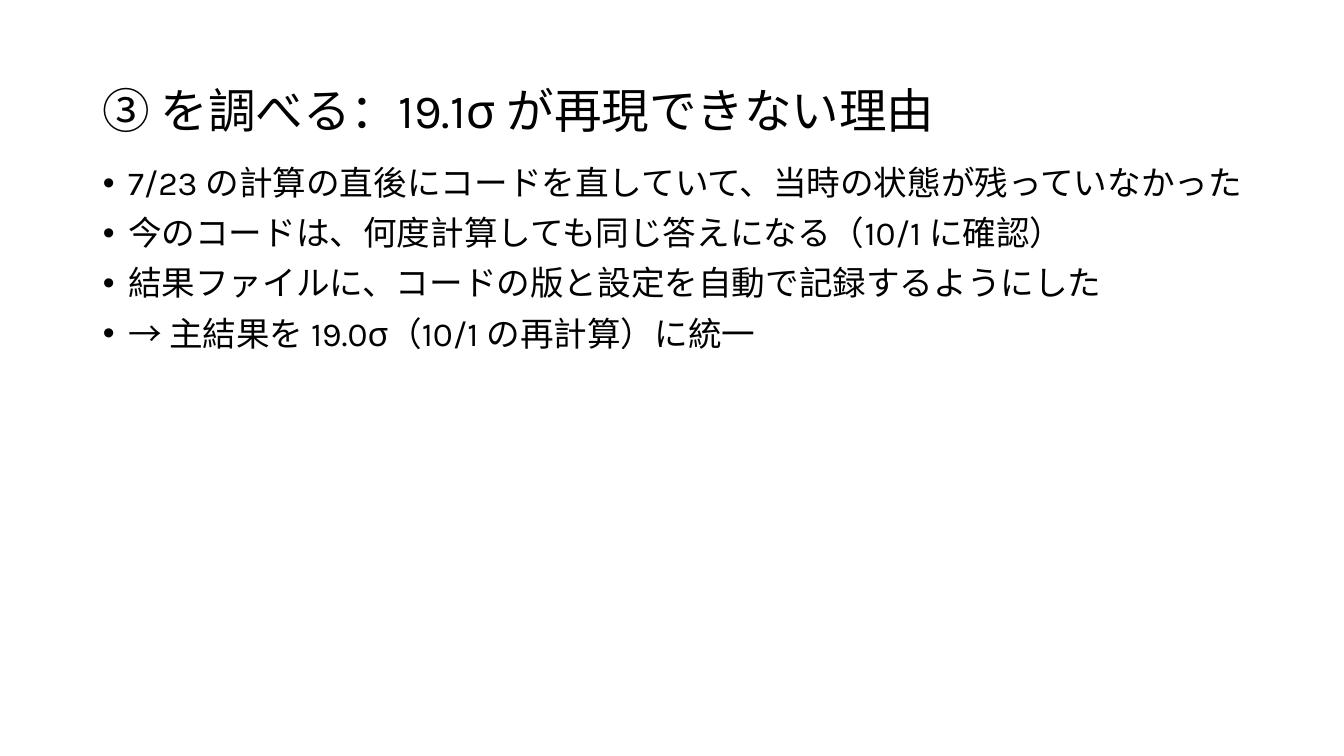
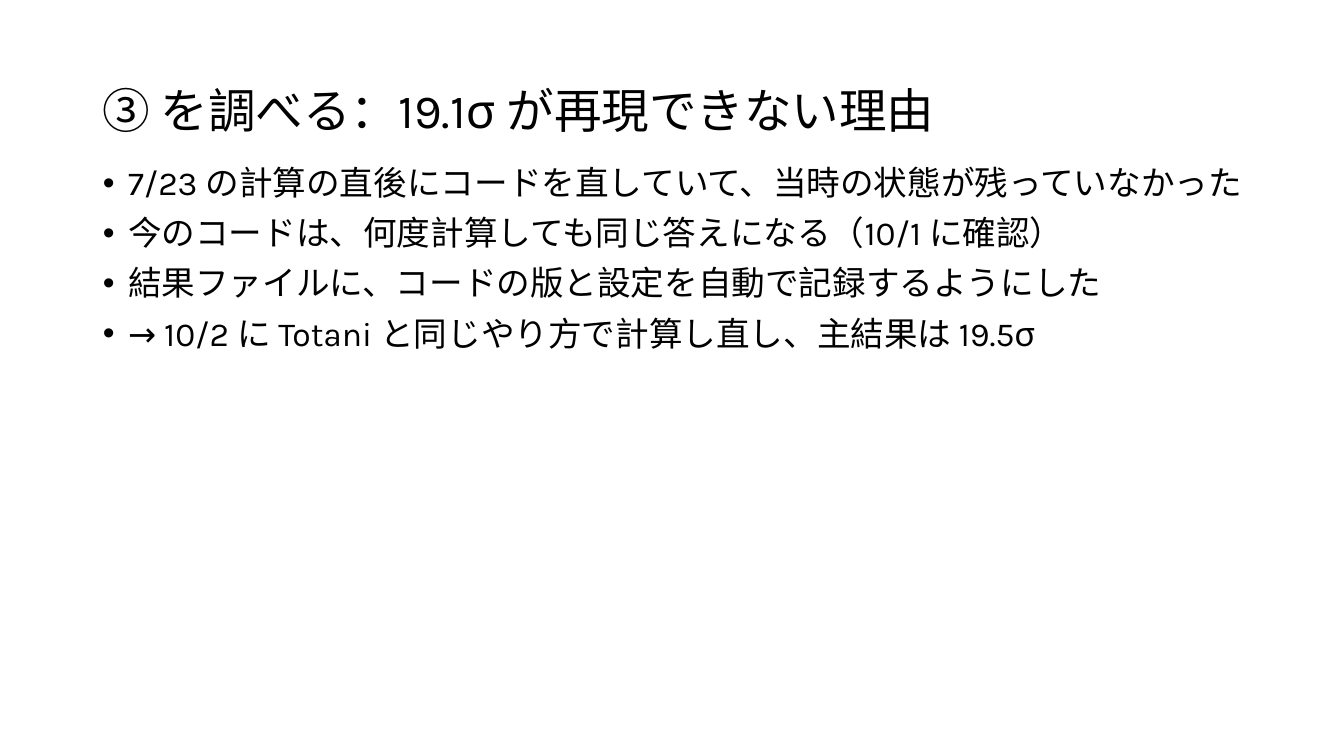
Before and after one commit to Mikann20041029/darkmatter-slides, a slide deck: slide 18 of slides/2026-10-02_研究進捗報告_claude.pptx. Drawn at 1344x756 pixels with LibreOffice and Linux fonts; fonts in the diff are those of the drawing. Boxes give left, top, right and bottom in pixels: in the first picture for what was removed or moved away, otherwise in the second. Text is boxed around its words. In the diff, an @@ line names an element or a change of style, - is before the commit and + after.

```diff
--- a/slides/2026-10-02_研究進捗報告_claude.pptx
+++ b/slides/2026-10-02_研究進捗報告_claude.pptx
@@ text at (x1=164, y1=317, x2=1035, y2=349): text changed @@
-• → 主結果を 19.0σ（10/1 の再計算）に統一
+• → 10/2 に Totani と同じやり方で計算し直し、主結果は 19.5σ
```
Also in this commit, not shown: 13 other slides changed, 34 other files.
